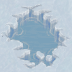
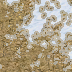
Revision of a layered 72 x 72 image; what changed, layer by layer:
hid "phoques2" over left=0, top=0, right=72, bottom=72
hid "snow3" over left=0, top=0, right=72, bottom=72
added layer "snow1 copy #1" above "snow1 copy" over left=7, top=0, right=72, bottom=64
added layer "snow1 copy" (50%) above "dessub3" over left=0, top=0, right=72, bottom=72
added layer "desert3" above "desert2" over left=0, top=0, right=72, bottom=72
added layer "desert2" above "desert1" over left=0, top=0, right=72, bottom=72
added layer "desert1" above "SEED" over left=0, top=0, right=72, bottom=72
